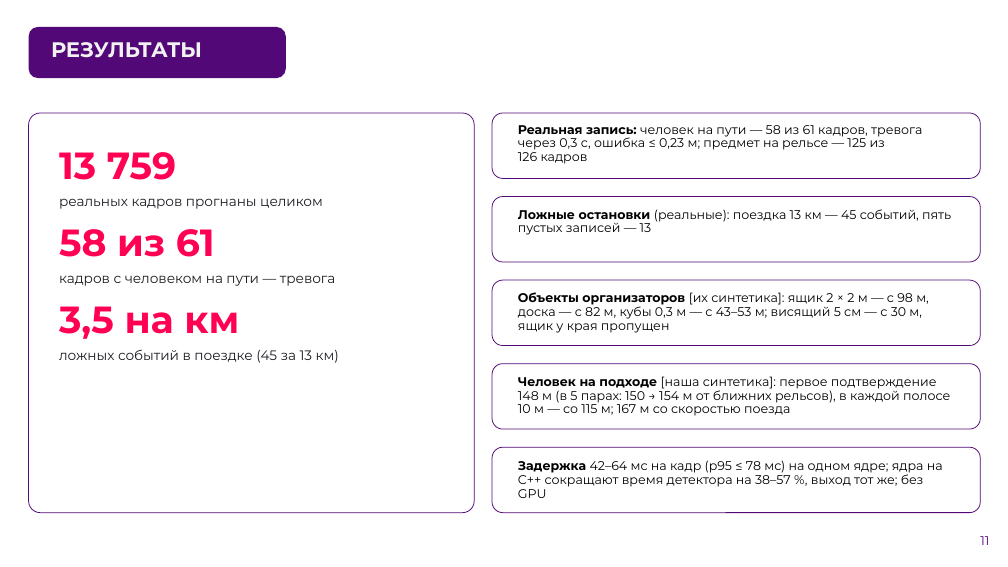
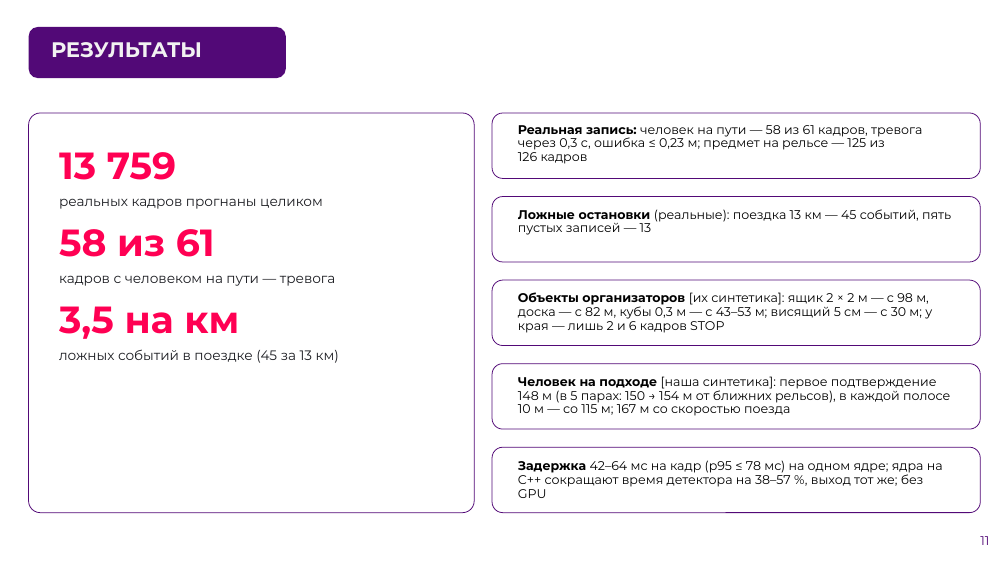
Before and after one commit to pmixay/ReSense, a slide deck: slide 11 of docs/presentation/ReSense_LCT2026.pptx. Drawn at 1008x567 pixels with LibreOffice and Linux fonts; fonts in the diff are those of the drawing; background and template pictures are left out. Boxes give left, top, right and bottom in pixels: in the first picture for what was removed or moved away, otherwise in the second. Text is boxed around its words. In the diff, an @@ line names an element or a change of style, - is before the commit and + after.

```diff
--- a/docs/presentation/ReSense_LCT2026.pptx
+++ b/docs/presentation/ReSense_LCT2026.pptx
@@ text at (x1=518, y1=292, x2=932, y2=333): text changed @@
-Объекты организаторов [их синтетика]: ящик 2 × 2 м — с 98 м, доска — с 82 м, кубы 0,3 м — с 43–53 м; висящий 5 см — с 30 м, ящик у края пропущен
+Объекты организаторов [их синтетика]: ящик 2 × 2 м — с 98 м, доска — с 82 м, кубы 0,3 м — с 43–53 м; висящий 5 см — с 30 м; у края — лишь 2 и 6 кадров STOP
```
Also in this commit, not shown: 4 other slides changed, 55 other files.
